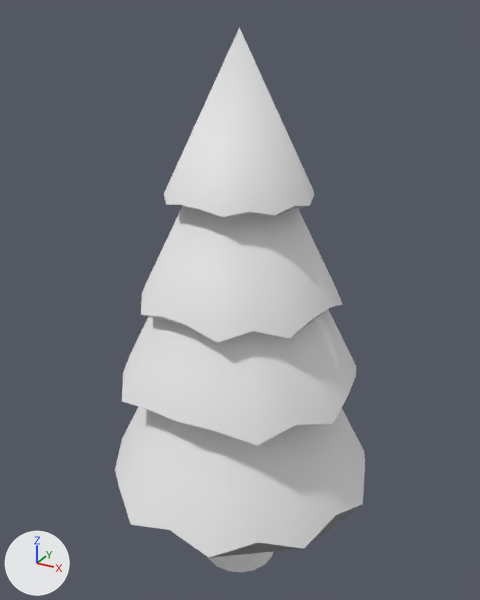
One commit to the FBX model Bitirme/Assets/DenemeModel/Didem/modeller/tree1/tree1.fbx: the scene before it, then after it.
Before and after are seen from a camera (50 mm lens) standing at (3.53, -6.41, 7.03) and looking at (-0.07, 0.14, 3.76). Lighting does not change. The marker at lower left points along +X, +Y and +Z. Where no turn or scale is listed for an object, it has been applied to the vertices.

The first picture shows 'agac1'.
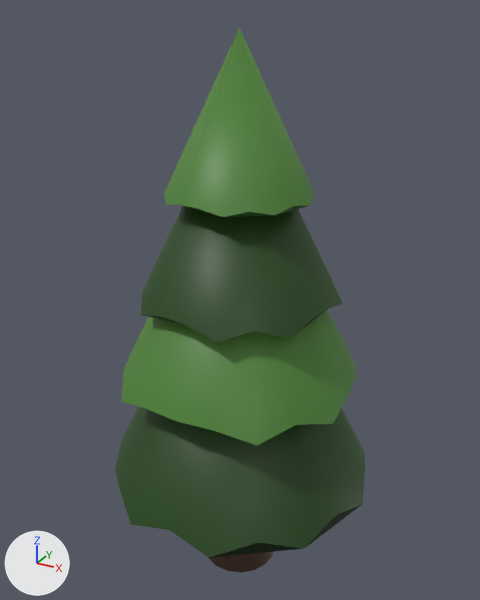
Where the newer file only moved an object's origin or applied its transform, the numbers keep the older frame.

The change in detail:
Picture 'tree1.png' (img_tree1_png) is new.
Material 'Material.009' (mat_material_009) is new.
Its texture is img_tree1_png (with its transparency).
me_cylinder_004 has 118 vertices, 103 faces and spans x -1.75..1.72, y -1.65..1.66, z 0.0..6.85.
me_cylinder_004 is used by ob_agac1; location (0.0, 0.0, 0.0).
me_cylinder_004 part 1: all 19 faces that had it switch from mat_material_001 (white #e7e7e7) to mat_material_009 (picture img_tree1_png).
me_cylinder_004 part 2: all 42 faces that had it switch from mat_material_002 (white #e7e7e7) to mat_material_009 (picture img_tree1_png).
me_cylinder_004 part 3: all 42 faces that had it switch from mat_material_003 (white #e7e7e7) to mat_material_009 (picture img_tree1_png).

Location of each change, (x1, y1, x2, y2) in pixels of the pictures (480 x 600 px):
part 1 of me_cylinder_004, recoloured (grey to brown)
    both: (208, 552, 273, 572)
part 2 of me_cylinder_004, recoloured (white to green)
    both: (115, 206, 365, 558)
part 3 of me_cylinder_004, recoloured (white to green)
    both: (122, 27, 356, 445)
